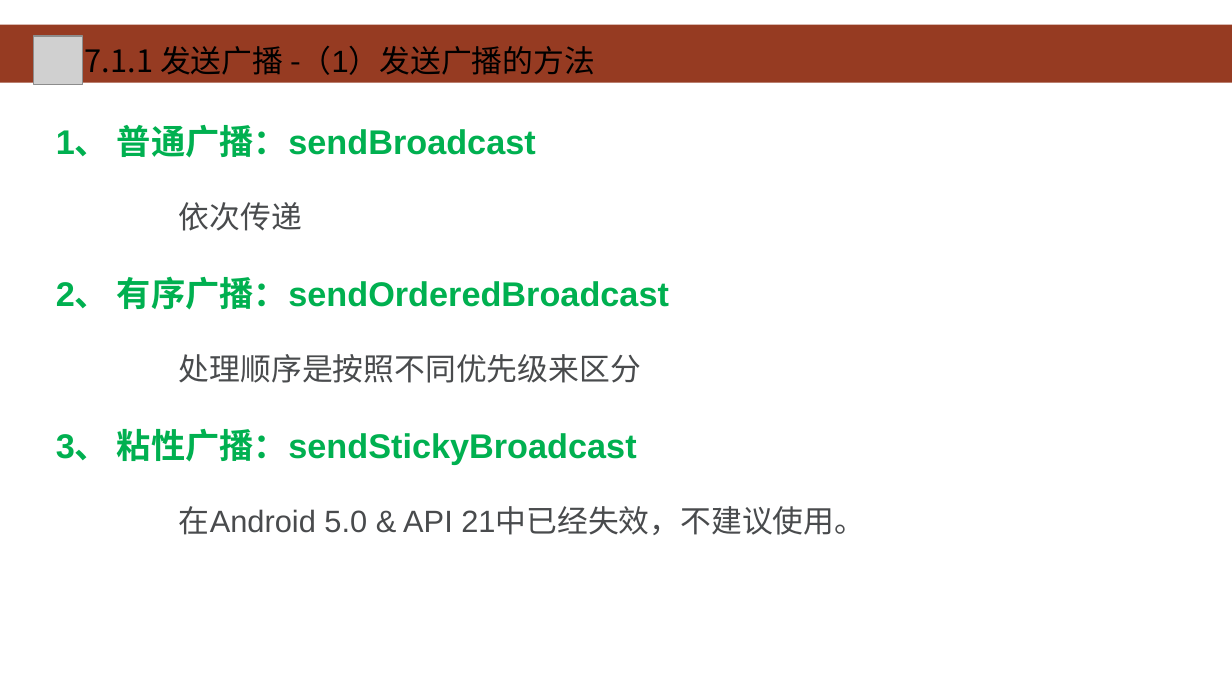
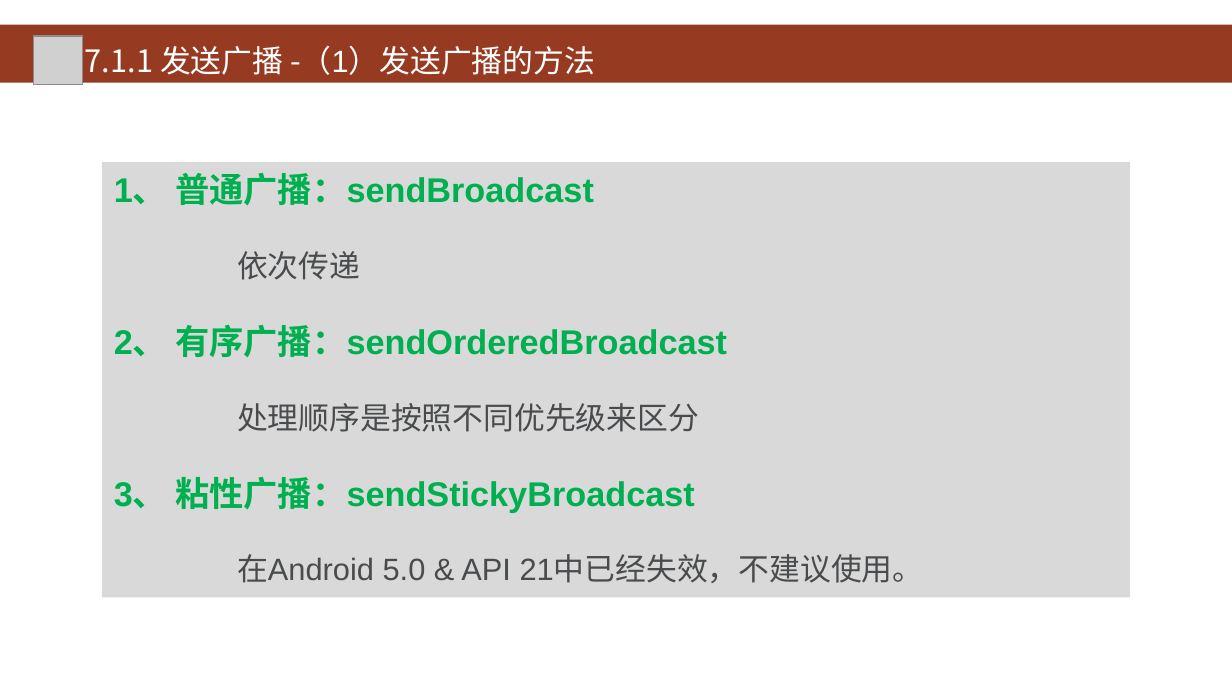
Before and after one commit to HBU/Android-PPT, a slide deck: slide 4 of 07.0 -- 广播 ------- 第07章.pptx. Drawn at 1232x693 pixels with LibreOffice and Linux fonts; fonts in the diff are those of the drawing; grey boxes stand for pictures; background and template pictures are left out. Boxes give left, top, right and bottom in pixels: in the first picture for what was removed or moved away, otherwise in the second. Text is boxed around its words. In the diff, an @@ line names an element or a change of style, - is before the commit and + after.

```diff
--- a/07.0 -- 广播 ------- 第07章.pptx
+++ b/07.0 -- 广播 ------- 第07章.pptx
@@ text "7.1.1 发送广播 -（1）发送广播的方法" at (85, 46, 595, 75): text colour #000000 to #FFFFFF @@
@@ rectangle "1、 普通广播：sendBroadcast": place and size @@
-rectangle "1、 普通广播：sendBroadcast" at (56, 125, 865, 535)
+rectangle "1、 普通广播：sendBroadcast" at (102, 163, 1131, 598)
@@ rectangle "1、 普通广播：sendBroadcast" at (102, 163, 1131, 598): fill none to #D9D9D9 @@
```
Also in this commit, not shown: 15 other slides changed.
